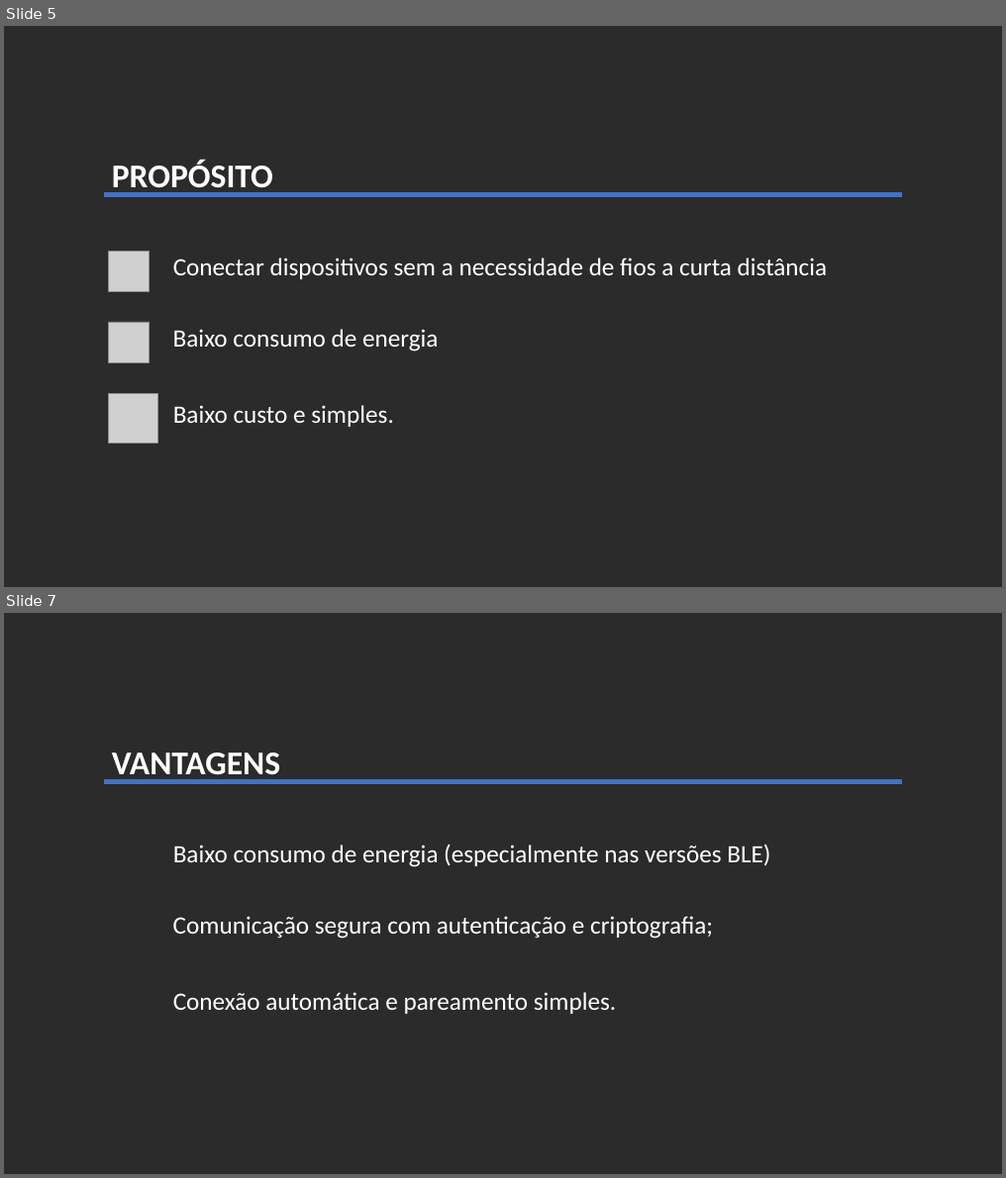
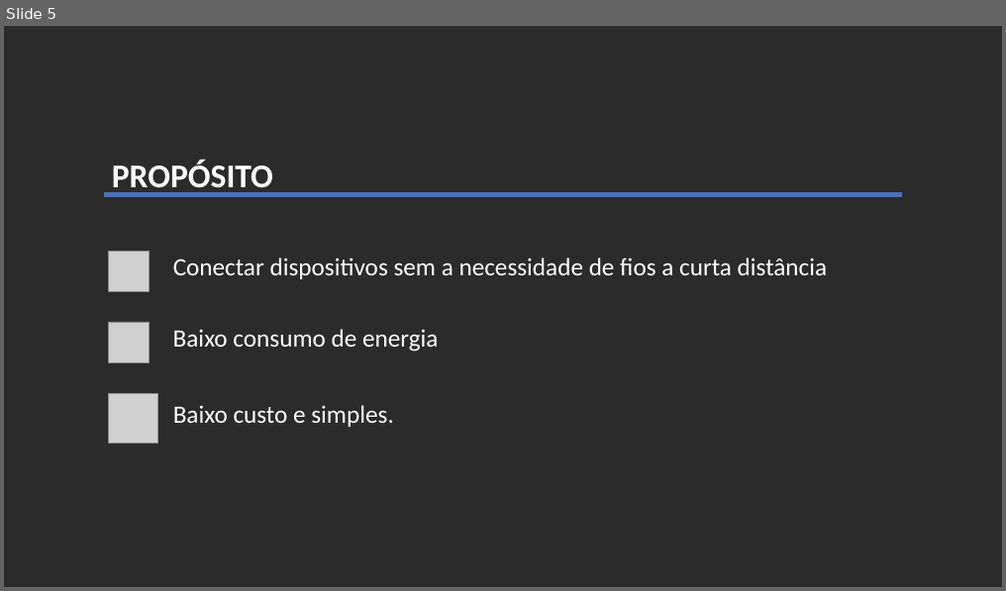
Before and after one commit to VandersonSenai/MODULO03, a slide deck: IoT/Apresentação Protocolos IoT BT.pptx. Shown one above the other, each under a label of ours: slides 5 and 7 before the commit, slide 5 after it; the slides between them are not shown. The pictures are 1006x1178 and 1006x591 pixels, drawn with LibreOffice and Linux fonts; fonts in the diff are those of the drawing; grey boxes stand for pictures; background and template pictures are left out; a plain dark background stands for a picture behind light text. Boxes give left, top, right and bottom in pixels: in the first picture for what was removed or moved away, otherwise in the second. Text is boxed around its words. In the diff, an @@ line names an element or a change of style, - is before the commit and + after.

```diff
--- a/IoT/Apresentação Protocolos IoT BT.pptx
+++ b/IoT/Apresentação Protocolos IoT BT.pptx
@@ slide 7 removed at box(4, 613, 1002, 1174), background picture (left out) @@
@@ text removed at box(112, 753, 280, 782) @@
-VANTAGENS
@@ line removed from (104, 782) to (902, 782) @@
@@ subtitle removed at box(173, 845, 770, 867) @@
-Baixo consumo de energia (especialmente nas versões BLE)
@@ text removed at box(173, 916, 713, 939) @@
-Comunicação segura com autenticação e criptografia;
@@ text removed at box(173, 992, 616, 1014) @@
-Conexão automática e pareamento simples.
```
Also in this commit, not shown: 5 slides changed, 12 slides added, 3 other slides removed, 6 other files.
